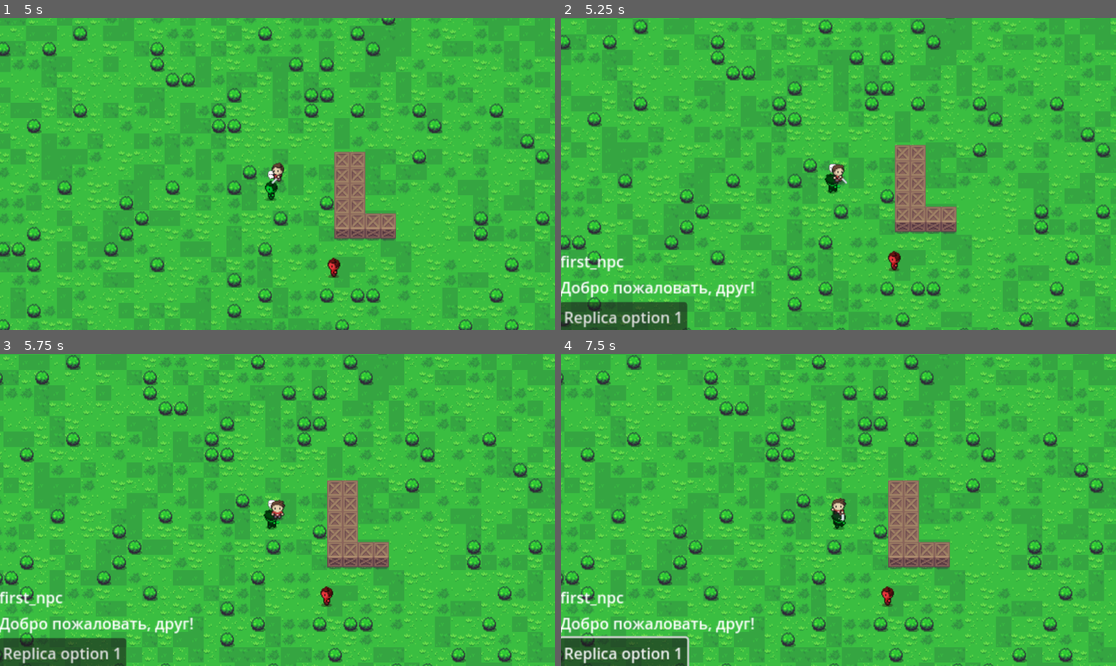
Above: before the commit, frames 1-4 (two rows, left to right).
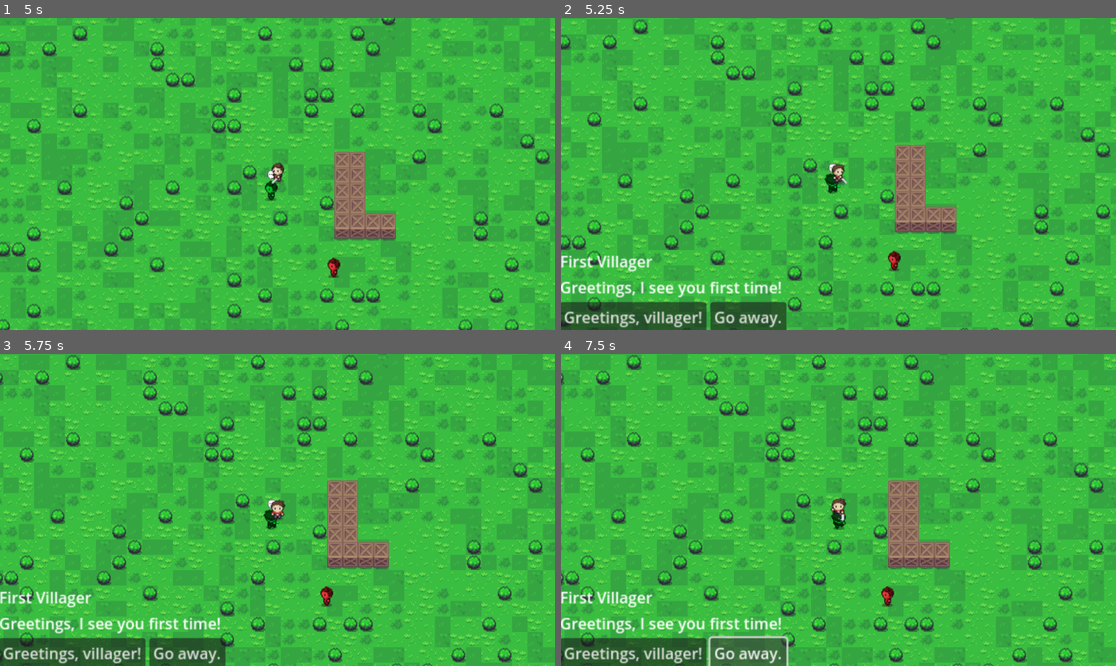
Above: after the commit, the same moments.

Repository: moonvent/alchemist_game
Game: Godot game, scene res://map/main_map.tscn
The game is run twice, just before and just after one commit, with the same random seed, the same clock (stepped at 60 frames per second) and the same inputs.
Inputs (mouse positions are in pixels of both pictures, inside the frame that each line leads up to):
- Up to frame 1 (5 s): tap Enter at 0.5 s; move the mouse to (399, 158) at 0.52 s; hold D (move_right) 0.53-1.25 s; tap E (activate_dialog) at 0.6, 2.3, 3.6 s; click (399, 158) at 0.67 s; drag from (166, 189) to (283, 267) at 1.27 s; tap Space at 2 s; move the mouse to (333, 105) at 2.02 s; press the mouse at (333, 105) at 2.03 s; hold D (move_right) 2.03-2.75 s; release the mouse at (333, 105) at 2.75 s; drag from (249, 236) to (111, 127) at 2.77 s; move the mouse to (444, 220) at 3.52 s; hold A (move_left) 3.53-4.25 s; drag from (111, 127) to (271, 189) at 4.27 s
- Up to frame 2 (5.25 s): tap Enter at 5 s; move the mouse to (866, 174) at 5.02 s; hold S (move_down) from 5.03 s (still down); tap E (activate_dialog) at 5.1 s; click (866, 174) at 5.17 s
- Up to frame 3 (5.75 s): keep holding S (move_down)
- Up to frame 4 (7.5 s): release S (move_down) at 5.75 s; click (622, 653) at 5.75 s, where only the run before the commit has a clickable "Replica option 1"; click (633, 653) at 6.5 s, where only the run after the commit has a clickable "Greetings, villager!"; click (749, 653) at 7.25 s, where only the run after the commit has a clickable "Go away."

Frame 1 is identical in both runs. In frame 2, 3.5% of the frame differs, in the area x 0-41%, y 76-100%; in frame 3, 3.5%; in frame 4, 3.9%, in the area x 0-42%, y 76-100%.
Error after the commit: Invalid access to property or key 'conditions_after_line' on a base object of type 'Dictionary'. (res://dialogs/dialog_window.gd:75)

Commit message:
master
1) Modify dialog system;

Diff:
--- a/character/base_character.gd
+++ b/character/base_character.gd
@@ -20,6 +20,11 @@
 }
 
 var collision_attack: Node2D = null
+
+# This need for add some conditions to some move,
+# for example for replica in dialog, for button on the door and other situations,
+# this var MUST have any item in game
+var conditions: Dictionary = {}
 
 
 func _ready():
--- a/character/first_npc.gd
+++ b/character/first_npc.gd
@@ -6,6 +6,7 @@
 func _ready() -> void:
 	super._ready()
 	dialog_lines = DialogJsonLoader.load_json_by_npc_name(name)
+	conditions["first_look"] = false
 
 
 func activate_dialog_hover(body):
--- a/character/main_character.gd
+++ b/character/main_character.gd
@@ -1,6 +1,8 @@
 extends "res://character/base_character.gd"
 
 var dialog_npc: CharacterBody2D = null
+
+var npc_dialogs_history: Dictionary = {}
 
 
 func _ready():
@@ -42,7 +44,7 @@
 
 func _start_dialog():
 	if dialog_npc:
-		$UI/DialogWindow.start_new_dialog(dialog_npc.name, 1)
+		$UI/DialogWindow.start_new_dialog(dialog_npc, npc_dialogs_history.get(dialog_npc.name, 1))
 
 
 func deactivate_dialog():
--- a/dialogs/dialog_lines_jsons/first_npc.json
+++ b/dialogs/dialog_lines_jsons/first_npc.json
@@ -1,49 +1,69 @@
 {
-    "1": {
-        "id": 1,
-        "text": "greetings_traveler",
-        "available_answers": [
-            {
-                "id": 2,
-                "text": "greetings_back"
+    "name": "first_npc",
+    "lines": {
+        "1": {
+            "id": 1,
+            "text": "greetings_traveler",
+            "conditions_for_line": {
             },
-            {
-                "id": 3,
-                "text": "go_away"
-            }
-        ]
-    },
-    "2": {
-        "id": 2,
-        "text": "what_are_you_doing_here",
-        "available_answers": [
-            {
-                "id": 4,
-                "text": "im_in_searching_of_village_head"
-            },
-            {
-                "id": 3,
-                "text": "go_away"
-            }
-        ]
-    },
-    "3": {
-        "id": 3,
-        "action": "exit",
-        "text": "__action__exit__"
-    },
-    "4": {
-        "id": 4,
-        "text": "ho_ho_you_need_to_wait_cause_headmaster_not_here",
-        "available_answers": [
-            {
-                "id": 5,
-                "text": "where_is_headmaster"
-            },
-            {
-                "id": 3,
-                "text": "go_away"
-            }
-        ]
+            "available_answers": [
+                {
+                    "id": 1,
+                    "text": "greetings_back",
+                    "conditions_for_answer": {
+                        "first_look": false
+                    },
+                    "conditions_after_line": {
+                        "first_look": true
+                    },
+                },
+                {
+                    "id": 2,
+                    "text": "i_saw_you_before",
+                    "conditions_for_answer": {
+                        "first_look": true
+                    },
+                    "conditions_after_line": {
+                    },
+                },
+                {
+                    "id": 3,
+                    "text": "go_away"
+                }
+            ]
+        },
+        "2": {
+            "id": 2,
+            "text": "what_are_you_doing_here",
+            "available_answers": [
+                {
+                    "id": 4,
+                    "text": "im_in_searching_of_village_head"
+                },
+                {
+                    "id": 3,
+                    "text": "go_away"
+                }
+            ]
+        },
+        "3": {
+            "id": 3,
+            "action": "exit",
+            "text": "__action__exit__"
+        },
+        "4": {
+            "id": 4,
+            "text": "ho_ho_you_need_to_wait_cause_headmaster_not_here",
+            "available_answers": [
+                {
+                    "id": 5,
+                    "text": "where_is_headmaster"
+                },
+                {
+                    "id": 3,
+                    "text": "go_away"
+                }
+            ]
+        }
     }
 }
--- a/dialogs/dialog_window.gd
+++ b/dialogs/dialog_window.gd
@@ -2,20 +2,77 @@
 
 class_name DialogWindow
 
+var current_dialog_line: Dictionary  # it's a value ID in DIALOG_LINES
+var current_dialog_npc: CharacterBody2D  # it's npc which has dialog with us
+
 
 # Called when the node enters the scene tree for the first time.
 func _ready() -> void:
-	TranslationServer.set_locale("ru")
-	#$ReplicaOptions/ReplicaOption1.set_text(tr("test1"))
+	TranslationServer.set_locale("en")
+	for replica_option in $DialogElements/ReplicaOptions.get_children():
+		replica_option.pressed.connect(func(): _replica_handler(replica_option))
 
 
-func start_new_dialog(npc_name: String, replica_number: int):
+func start_new_dialog(npc: CharacterBody2D, replica_number: int):
 	self.visible = true
-	$DialogElements/ReplicaOwnerName.text = npc_name
-	$DialogElements/ReplicaText.text = tr(npc_name + "__1")
-	#$DialogElements/ReplicaOptions/ReplicaOption1.text = tr(npc_name + "__1")
-	# print(tr(dialog_npc.name + "__1"))
+
+	current_dialog_line = npc.dialog_lines["lines"][str(replica_number)]
+	current_dialog_npc = npc
+	var npc_dialog_conditions = current_dialog_line["conditions_for_line"]
+
+	for condition in npc_dialog_conditions:
+		if npc.conditions[condition] != npc_dialog_conditions[condition]:
+			return
+
+	$DialogElements/ReplicaOwnerName.text = tr(npc.name)
+
+	var npc_replica_text_code = npc.name + "__" + str(current_dialog_line.id)
+	$DialogElements/ReplicaText.text = tr(npc_replica_text_code)
+
+	var available_answers = current_dialog_line["available_answers"]
+
+	var replica_option: Button
+	var answer_id: int
+
+	var answer: Dictionary
+
+	var skip_answer_from_condition: bool = false
+
+	for awailable_answer_index in range(available_answers.size()):
+		answer = available_answers[awailable_answer_index]
+
+		for condition in answer.get("conditions_for_answer", []):
+			if npc.conditions[condition] != answer["conditions_for_answer"][condition]:
+				skip_answer_from_condition = true
+				continue
+
+		if skip_answer_from_condition:
+			skip_answer_from_condition = false
+			continue
+
+		replica_option = $DialogElements/ReplicaOptions.get_node(
+			"ReplicaOption" + str(awailable_answer_index)
+		)
+		replica_option.visible = true
+		answer_id = answer.id
+
+		replica_option.text = tr(npc_replica_text_code + "__" + str(answer_id))
+
+		replica_option.set_meta("answer_index", awailable_answer_index)
+		print(replica_option.text)
 
 
 func deactivate_dialog():
 	self.visible = false
+	$DialogElements/ReplicaOwnerName.text = ""
+	$DialogElements/ReplicaText.text = ""
+	for i in range(4):
+		$DialogElements/ReplicaOptions.get_node("ReplicaOption" + str(i)).visible = false
+
+
+func _replica_handler(button):
+	var answer = current_dialog_line["available_answers"][int(button.get_meta("answer_index"))]
+	var conditions_after_line = answer["conditions_after_line"]
+
+	for condition in conditions_after_line:
+		current_dialog_npc["conditions"][condition] = conditions_after_line[condition]
--- a/dialogs/dialog_window.tscn
+++ b/dialogs/dialog_window.tscn
@@ -49,21 +49,22 @@
 layout_mode = 2
 columns = 2
 
+[node name="ReplicaOption0" type="Button" parent="DialogElements/ReplicaOptions"]
+visible = false
+layout_mode = 2
+text = "Replica option 0"
+
 [node name="ReplicaOption1" type="Button" parent="DialogElements/ReplicaOptions"]
-layout_mode = 2
-text = "Replica option 1"
-
-[node name="Button2" type="Button" parent="DialogElements/ReplicaOptions"]
 visible = false
 layout_mode = 2
 text = "2b"
 
-[node name="Button3" type="Button" parent="DialogElements/ReplicaOptions"]
+[node name="ReplicaOption2" type="Button" parent="DialogElements/ReplicaOptions"]
 visible = false
 layout_mode = 2
 text = "3b"
 
-[node name="Button4" type="Button" parent="DialogElements/ReplicaOptions"]
+[node name="ReplicaOption3" type="Button" parent="DialogElements/ReplicaOptions"]
 visible = false
 layout_mode = 2
 text = "4b"
--- a/locale.csv
+++ b/locale.csv
@@ -1,3 +1,7 @@
 key;en;ru
 lol;kek;лол
-first_npc__1;Greetings, friend!;Добро пожаловать, друг!
+first_npc;First Villager;Первый житель
+first_npc__1;Greetings, I see you first time!;Добро пожаловать, я вижу тебя впервые!
+first_npc__1__1;Greetings, villager!;Добро пожаловать, житель!
+first_npc__1__3;Go away.;Пошел прочь.
+first_npc__1__2;I saw you before.;Я тебя уже видел.
Binary file changed: locale.en.translation
Binary file changed: locale.ru.translation
